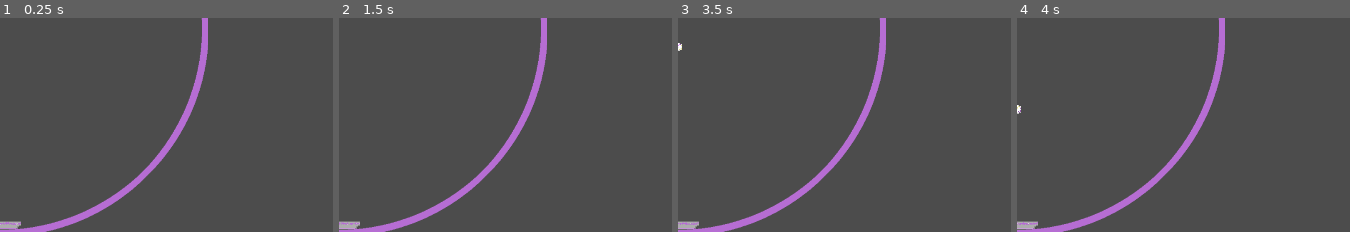
Above: before the commit, frames 1-4 (left to right).
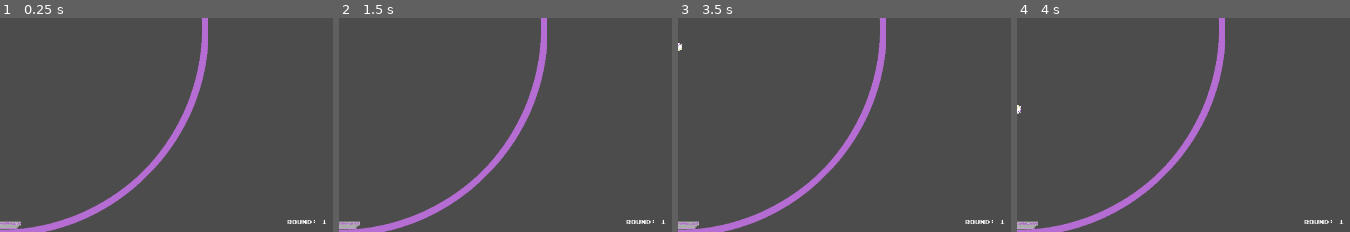
Above: after the commit, the same moments.

Repository: tannercantlay/Star-Pong
Game: Godot game, scene res://Scenes/OuterCollider.tscn
Two runs of this game, one before a commit and one after it. Both use one fixed random seed, a clock stepped at 60 frames per second and the inputs below.
Inputs (mouse positions are % of the whole screen's width and height, from its top left):
- Up to frame 1 (0.25 s): no input
- Up to frame 2 (1.5 s): tap Enter at 0.5 s; move the mouse to (76, 45) at 0.52 s; click (76, 45) at 0.67 s; tap Space at 1.25 s; move the mouse to (26, 56) at 1.27 s; click (26, 56) at 1.42 s
- Up to frame 3 (3.5 s): tap Enter at 2 s; move the mouse to (62, 27) at 2.02 s; click (62, 27) at 2.17 s; tap Space at 2.75 s; move the mouse to (44, 71) at 2.77 s; click (44, 71) at 2.92 s
- Up to frame 4 (4 s): tap Enter at 3.5 s; move the mouse to (86, 66) at 3.52 s; click (86, 66) at 3.67 s
The pictures show only the part of the screen within x 50-100%, y 48-98%; the shares and areas given below are measured in that part.

The runs differ from the first frame. In frame 1, 0.1% of the frame differs, in the area x 86-98%, y 94-97%; in frame 2, 0.1%; in frame 3, 0.1%; in frame 4, 0.1%.
Error in both runs: Invalid get index 'p2Name' (on base: 'KinematicBody2D (gameManager.gd)'). (res://p2Score.gd:16)

Commit message:
added rounds played counter

Diff:
--- a/Pong/PlayerVariables.gd
+++ b/Pong/PlayerVariables.gd
@@ -8,6 +8,7 @@
 var player2 = "Player 2"
 var p1Score = 0
 var p2Score = 0
+var numrounds = 11
 
 # Called when the node enters the scene tree for the first time.
 func _ready():
--- a/Pong/Scenes/OuterCollider.tscn
+++ b/Pong/Scenes/OuterCollider.tscn
@@ -179,3 +179,16 @@
 __meta__ = {
 "_edit_use_anchors_": false
 }
+
+[node name="RoundsPlayed" type="Label" parent="Node"]
+margin_left = 655.0
+margin_top = 370.0
+margin_right = 820.0
+margin_bottom = 475.0
+custom_fonts/font = SubResource( 8 )
+custom_colors/font_color = Color( 1, 1, 1, 1 )
+align = 1
+valign = 2
+__meta__ = {
+"_edit_use_anchors_": false
+}
--- a/Pong/gameManager.gd
+++ b/Pong/gameManager.gd
@@ -2,11 +2,13 @@
 # Declare member variables here. Examples:
 # var a = 2
 # var b = "text"
+var roundsPlayed = 1
 var velocity = Vector2(0,0)
 onready var player_vars = get_node("/root/PlayerVariables")
+onready var roundLabel = get_node("../Node/RoundsPlayed")
 # Called when the node enters the scene tree for the first time.
 func _ready():
-
+	roundLabel.set_text("Round: " + str(roundsPlayed))
 	pass # Replace with function body.
 
 func hit(team):
@@ -18,9 +20,14 @@
 #			collision.collider.hit()
 	if(team == "purple"):
 		player_vars.p1Score += 1
+		player_vars.numrounds -= 1
 	if(team == "yellow"):
 		player_vars.p2Score += 1
+		player_vars.numrounds -= 1
+	roundsPlayed += 1
+	roundLabel.set_text("Round: " + str(roundsPlayed))
 	pass
+
 
 # Called every frame. 'delta' is the elapsed time since the previous frame.
 #func _process(delta):
